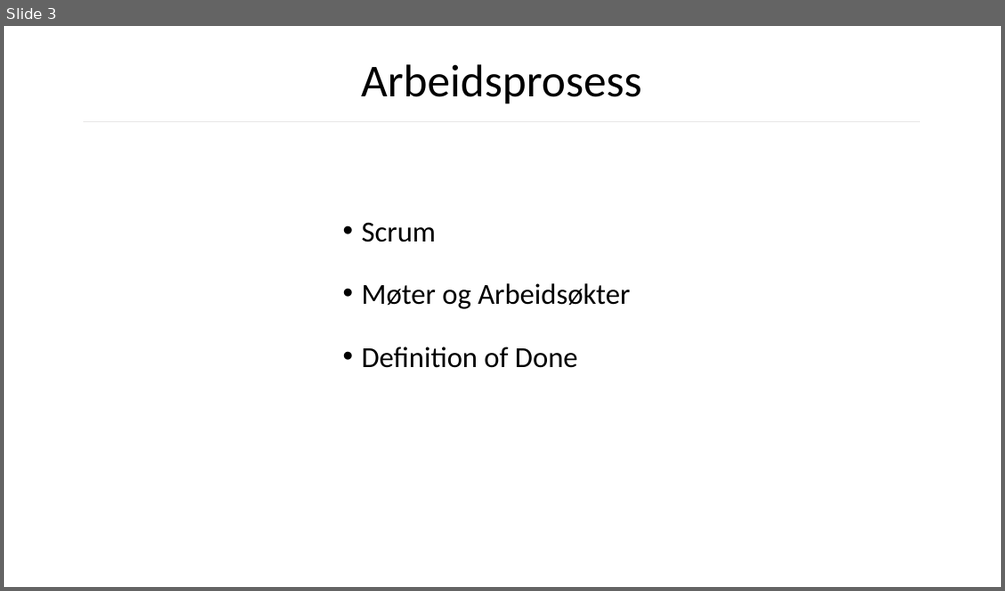
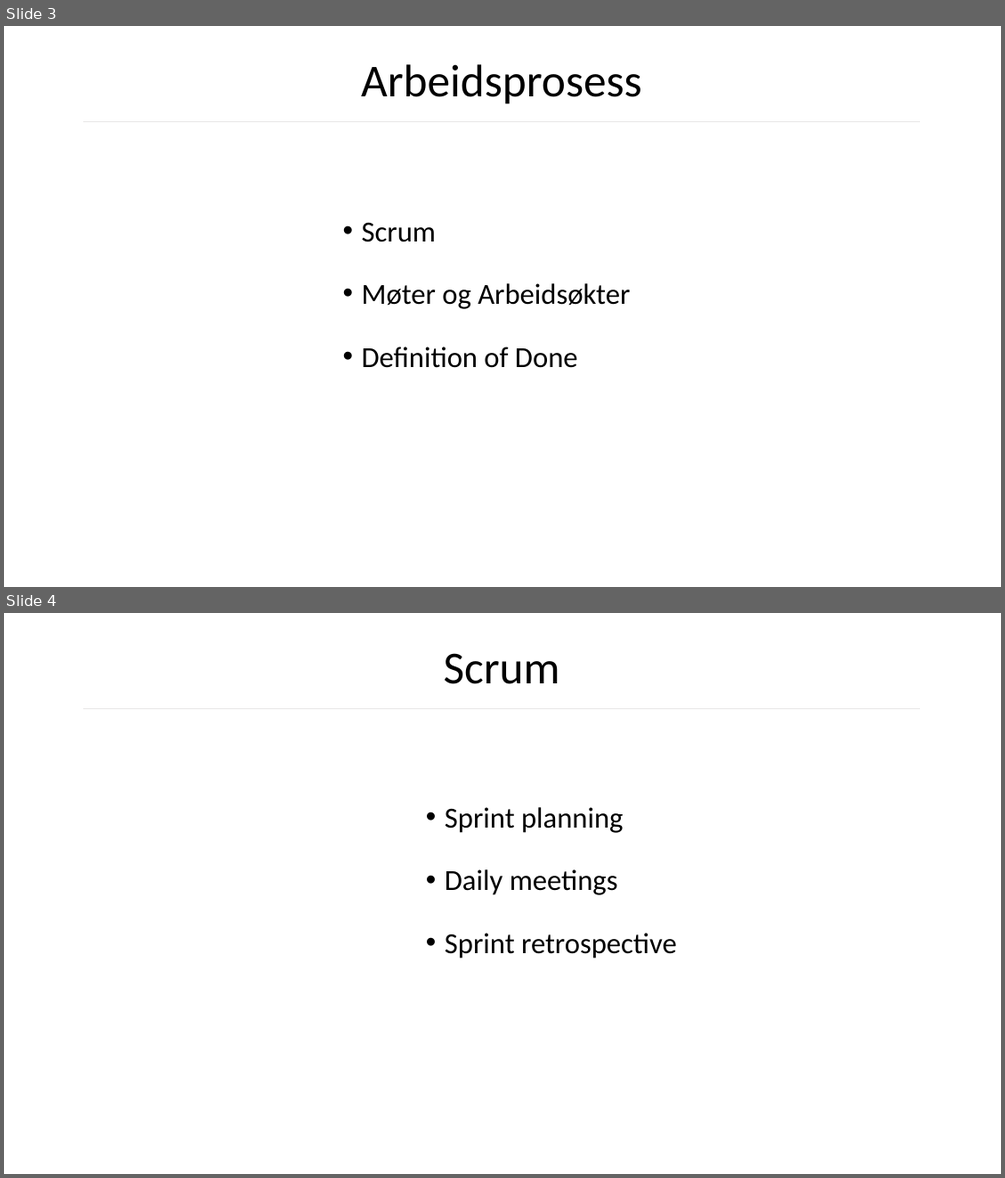
Before and after one commit to andreasski/IT1901, a slide deck: Documentation/Presentation.pptx. Shown one above the other, each under a label of ours: slide 3 before the commit, slides 3 and 4 after it. The pictures are 1005x591 and 1005x1178 pixels, drawn with LibreOffice and Linux fonts; fonts in the diff are those of the drawing. Boxes give left, top, right and bottom in pixels: in the first picture for what was removed or moved away, otherwise in the second. Text is boxed around its words. In the diff, an @@ line names an element or a change of style, - is before the commit and + after.

Commit message:
Update presentation

```diff
--- a/Documentation/Presentation.pptx
+++ b/Documentation/Presentation.pptx
@@ slide 4 added at [4, 613, 1001, 1174], background #FFFFFF @@
@@ title added at [444, 653, 560, 684], 44 pt, text #000000 @@
+Scrum
@@ line added from (83, 709) to (920, 709), #E7E6E6 0.5 pt @@
@@ text added at [445, 807, 677, 958], 28 pt, text #000000 @@
+• Sprint planning
+• Daily meetings
+• Sprint retrospective
```
